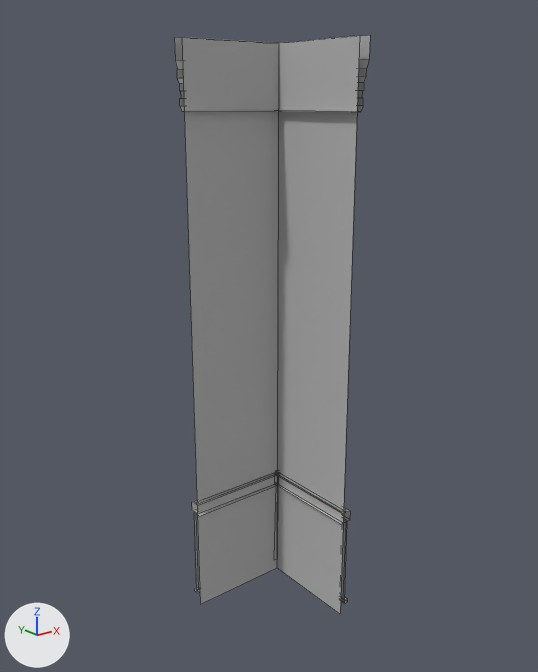
The FBX model Detective_Switch/Assets/Graphics/Modular/Wall_Panel90Out/Wall_Panel90Out.fbx as it was, and as the next commit left it.
Both versions are drawn from a camera (50 mm lens) standing at (-18.15, 8.19, 7.14) and looking at (-12.38, 15.41, 4.26). Every picture has the same lights, and +X, +Y and +Z are marked at lower left. Mesh edges are drawn as thin lines. Where no turn or scale is listed for an object, it has been applied to the vertices.

Names of what the first picture shows: 'Wall_Panel90Out'.
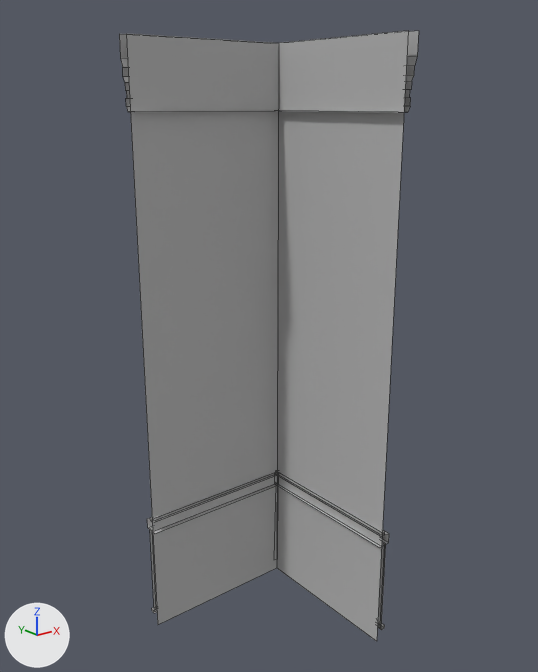
The newer file is also rescaled (x0.67), turned or shifted as a whole; pictures and numbers use the older file's frame.

Where the change shows, as pixel boxes (x1, y1, x2, y2) in the pictures (538 x 672 px; the box of a moved part takes in the faces that stretch with it):
'Wall_Panel90Out', reshaped (53% wider)
    before: (174, 35, 370, 614)
    after: (119, 31, 419, 641)
part 1 of me_wall_1unit_mesh_003, moved or reshaped
    before: (275, 35, 370, 614)
    after: (275, 31, 419, 641)
part 2 of me_wall_1unit_mesh_003, moved or reshaped
    before: (174, 37, 279, 604)
    after: (119, 33, 279, 625)

Edits to the bpy script that builds the scene:
```text
Change me_wall_1unit_mesh_003:
    where me_wall_1unit_mesh_003.from_pydata(...)  # 166 vertices, 111 faces; spans x -1.5..0.17, y 0.0..1.67, z -0.15..7.91
    used by ob_wall_panel90out; location = (-11.44, 14.87, 0.0)
    me_wall_1unit_mesh_003 part 1: all 41 vertices in x -0.1..0.17, y 0.0..0.34, z -0.15..7.91 are moved by (0.0, -0.75, 0.0)
    me_wall_1unit_mesh_003 part 2: all 41 vertices in x -1.5..-1.16, y 1.4..1.67, z -0.15..7.91 are moved by (-0.75, 0.0, 0.0)
```
